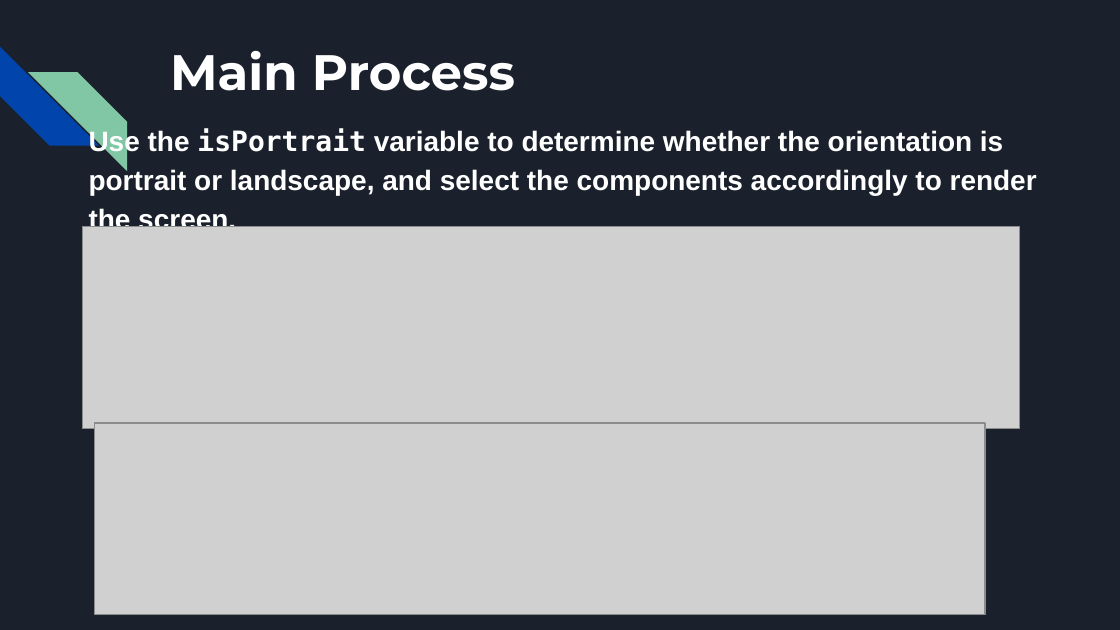
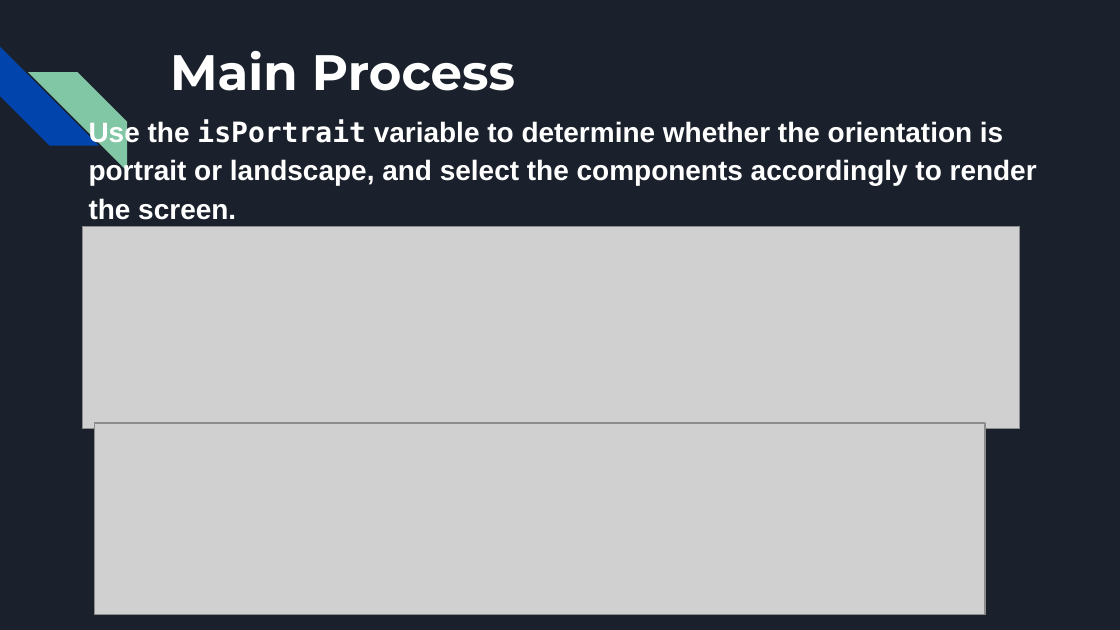
Before and after one commit to YuchenCao1/Jialong-Yuchen-Zihan-Team-Hangman, a slide deck: slide 3 of Hangman- Presentation.pptx. Drawn at 1120x630 pixels with LibreOffice and Linux fonts; fonts in the diff are those of the drawing; grey boxes stand for pictures. Boxes give left, top, right and bottom in pixels: in the first picture for what was removed or moved away, otherwise in the second. Text is boxed around its words. In the diff, an @@ line names an element or a change of style, - is before the commit and + after.

Commit message:
Fix Small Bug We Discover When Presentation

```diff
--- a/Hangman- Presentation.pptx
+++ b/Hangman- Presentation.pptx
@@ text "Use the isPortrait variable to ..." rewrapped from [89, 129, 1037, 234] to [89, 119, 1037, 220] @@
```
Also in this commit, not shown: 3 other files.
